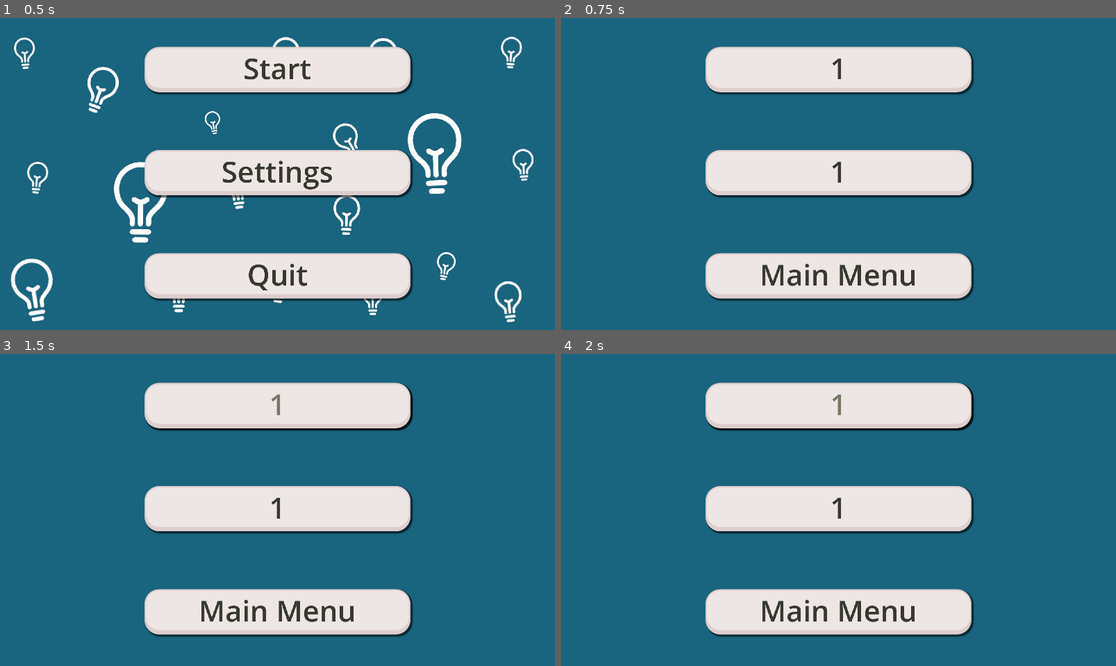
Above: before the commit, frames 1-4 (two rows, left to right).
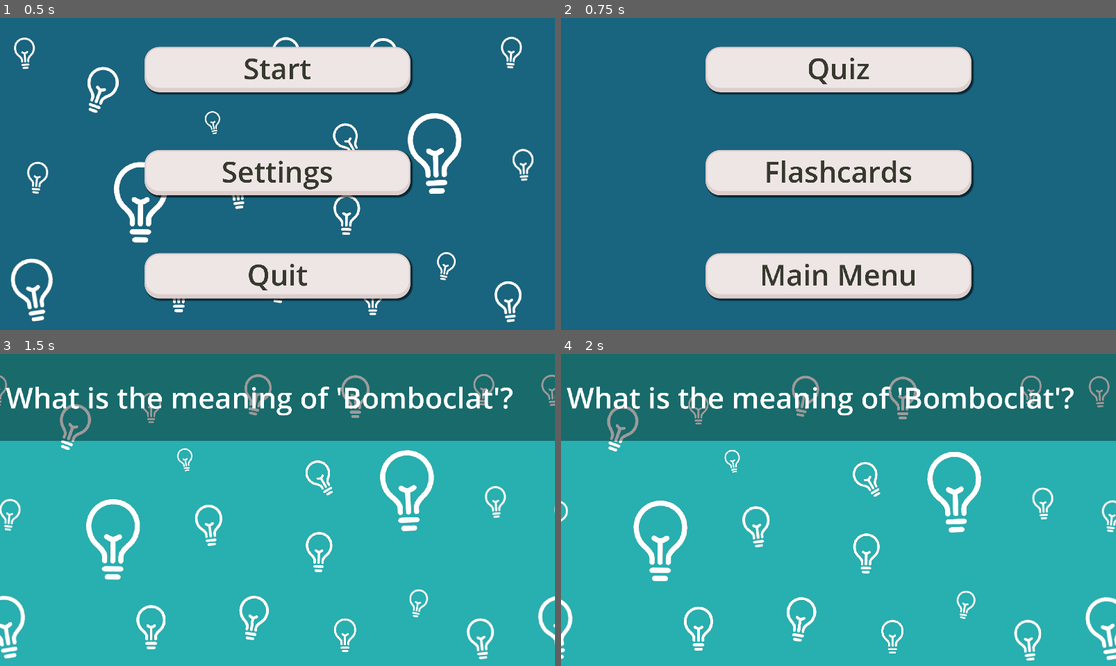
Above: after the commit, the same moments.

Repository: mosusg/brainrot-translator
Game: Godot game, scene res://scenes/menu.tscn
The game is run twice, just before and just after one commit, with the same random seed, the same clock (stepped at 60 frames per second) and the same inputs.
Inputs:
- Up to frame 1 (0.5 s): no input
- Up to frame 2 (0.75 s): click "Start" at 0.5 s
- Up to frame 3 (1.5 s): click "1" (after the commit: "Quiz") at 1.25 s
- Up to frame 4 (2 s): no input

Frame 1 is identical in both runs. In frame 2, 1.0% of the frame differs, in the area x 37-64%, y 12-53%; in frame 3, 81%; in frame 4, 81%, in the area x 0-100%, y 6-100%.

Commit message:
More quiz

Diff:
--- a/scenes/app.tscn
+++ b/scenes/app.tscn
@@ -45,7 +45,7 @@
 theme_override_styles/hover = ExtResource("2_dmsei")
 theme_override_styles/pressed = ExtResource("3_cl6f3")
 theme_override_styles/normal = ExtResource("2_dmsei")
-text = "1"
+text = "Quiz"
 
 [node name="Option 2" type="Button" parent="CenterContainer/VBoxContainer2"]
 custom_minimum_size = Vector2(920, 100)
@@ -62,7 +62,7 @@
 theme_override_styles/hover = ExtResource("2_dmsei")
 theme_override_styles/pressed = ExtResource("3_cl6f3")
 theme_override_styles/normal = ExtResource("2_dmsei")
-text = "1"
+text = "Flashcards"
 
 [node name="Option 3" type="Button" parent="CenterContainer/VBoxContainer2"]
 custom_minimum_size = Vector2(920, 100)
--- /dev/null
+++ b/scenes/menuscroll.gdshader
@@ -0,0 +1,7 @@
+shader_type canvas_item;
+
+void vertex() {
+    float angle = sin(TIME * .05) * 3.14159;
+    vec2 direction = vec2(cos(angle), sin(angle));
+    UV += direction * .05 * TIME;
+}
--- /dev/null
+++ b/scenes/quiz.gd
@@ -0,0 +1,20 @@
+extends Node2D
+
+var questionNum = 1
+var questionsCorrect = 0
+var wordsInQuestions = []
+var totalQuestions : int
+@onready var questionText = $questionBlud
+@onready var infoLord = $infoLord
+
+func _ready() -> void:
+	var quizDifficulty = infoLord.globalQuizDif
+	var shuffled_keys = infoLord.words.keys()
+	shuffled_keys.shuffle()
+
+	if quizDifficulty == 1:
+		wordsInQuestions = shuffled_keys.slice(0,3)
+		totalQuestions = 3
+
+	print(wordsInQuestions)
+	questionText.set_text("What is the meaning of '" + wordsInQuestions[questionNum] + "'?")
--- /dev/null
+++ b/scenes/quiz.tscn
@@ -0,0 +1,52 @@
+[gd_scene load_steps=7 format=3 uid="uid://bitiori8cp8q5"]
+
+[ext_resource type="Script" uid="uid://ckvpvsfppuvl7" path="res://scripts/brainrotWords.gd" id="1_2fkxq"]
+[ext_resource type="Script" uid="uid://crdlcarbccmmv" path="res://scenes/quiz.gd" id="1_3bubg"]
+[ext_resource type="Shader" path="res://scenes/better shader.gdshader" id="1_jng0p"]
+[ext_resource type="Texture2D" uid="uid://12flds17r3h2" path="res://assets/betterbulb.png" id="2_2fkxq"]
+
+[sub_resource type="ShaderMaterial" id="ShaderMaterial_3bubg"]
+shader = ExtResource("1_jng0p")
+shader_parameter/scroll_speed = 0.05
+shader_parameter/direction_change_speed = 0.5
+
+[sub_resource type="LabelSettings" id="LabelSettings_2fkxq"]
+font_size = 100
+
+[node name="Quiz" type="Node2D"]
+script = ExtResource("1_3bubg")
+
+[node name="infoLord" type="Node2D" parent="."]
+script = ExtResource("1_2fkxq")
+
+[node name="ColorRect" type="ColorRect" parent="."]
+custom_minimum_size = Vector2(1920, 1080)
+offset_right = 1920.0
+offset_bottom = 1080.0
+color = Color(0.156863, 0.686275, 0.690196, 1)
+
+[node name="TextureRect" type="TextureRect" parent="."]
+texture_repeat = 2
+material = SubResource("ShaderMaterial_3bubg")
+offset_right = 1920.0
+offset_bottom = 1080.0
+texture = ExtResource("2_2fkxq")
+
+[node name="ColorRect2" type="ColorRect" parent="."]
+modulate = Color(1, 0, 0, 0.556863)
+self_modulate = Color(1, 1, 1, 0.705882)
+custom_minimum_size = Vector2(1920, 300)
+offset_right = 1920.0
+offset_bottom = 300.0
+size_flags_horizontal = 4
+size_flags_vertical = 0
+color = Color(0, 0, 0, 1)
+
+[node name="questionBlud" type="Label" parent="."]
+offset_left = 20.0
+offset_top = 20.0
+offset_right = 1900.0
+offset_bottom = 282.0
+text = "What is the meaning of \"Rizz\"?"
+label_settings = SubResource("LabelSettings_2fkxq")
+vertical_alignment = 1
--- a/scripts/app.gd
+++ b/scripts/app.gd
@@ -1,7 +1,7 @@
 extends Control
 
 func _on_option_1_pressed() -> void:
-	pass
+	get_tree().change_scene_to_file("res://scenes/quiz.tscn")
 
 func _on_option_2_pressed() -> void:
 	pass
--- /dev/null
+++ b/scripts/brainrotWords.gd
@@ -0,0 +1,440 @@
+extends Node
+
+var globalQuizDif = 1
+
+var words = {
+	"Aura" : {
+		"DEFINITION" : "A vibe or energy felt from someone",
+		"SYNONYM" : "Personality",
+		"PART_OF_SPEECH" : "Noun",
+		"RELEVANCE" : 8,
+		"Example" : "Lebron's AURA is wild"
+	},
+	"Rizz" : {
+		"DEFINITION" : "A feature of one's charm or attraction",
+		"SYNONYM" : "Charisma",
+		"PART_OF_SPEECH" : "Noun",
+		"RELEVANCE" : 10, # Scale of 1-10 of how relevant the word is
+		"Example" : "The teacher at my school has W Rizz!"
+	},
+	"You know what else is massive?" : {
+		"DEFINITION" : "A comedic joke that refers to the low taper fade. This joke was started by Ninja dragging the low taper fade meme",
+		"SYNONYM" : "N/A",
+		"PART_OF_SPEECH" : "Sentence",
+		"RELEVANCE" : 8, # Scale of 1-10 of how relevant the word is
+		"Example" : "You know what else is massive? The lowwwww taper fade"
+	},
+	"Cap" : {
+		"DEFINITION" : "Something consisting of deception or lack of truth.",
+		"SYNONYM" : "False",
+		"PART_OF_SPEECH" : "Noun",
+		"RELEVANCE" : 4, # Scale of 1-10 of how relevant the word is
+		"Example" : "No cap, I just saw that kid enter that van!"
+	},
+	"D1" : {
+		"DEFINITION" : "Reference to Division 1 in sports, when used in brainrot context its to define superiority or skill in that field of knowledge.",
+		"SYNONYM" : "Superior",
+		"PART_OF_SPEECH" : "Part of speech here",
+		"RELEVANCE" : 5, # Scale of 1-10 of how relevant the word is
+		"Example" : "We have a D1 glazer at hand."
+	},
+	"Hawk Tuah" : {
+		"DEFINITION" : "Onomatopoeia for spitting",
+		"SYNONYM" : "Spit",
+		"PART_OF_SPEECH" : "Verb",
+		"RELEVANCE" : 7, # Scale of 1-10 of how relevant the word is
+		"Example" : "Hawk Tuah on that thing!"
+	},
+	"Talk Tuah" : {
+		"DEFINITION" : "Deriving from the term Hawk Tuah. It references the podcast of the same name, referencing one that talks.",
+		"SYNONYM" : "Podcast",
+		"PART_OF_SPEECH" : "Noun",
+		"RELEVANCE" : 8, # Scale of 1-10 of how relevant the word is
+		"Example" : "Have you listened to the new episode of Talk Tuah?"
+	},
+	"GOAT" : {
+		"DEFINITION" : "Acronym for 'Greatest of All Time'. Its meant in a positive aspect to highlight ones abilities",
+		"SYNONYM" : "Greatest",
+		"PART_OF_SPEECH" : "Noun",
+		"RELEVANCE" : 5, # Scale of 1-10 of how relevant the word is
+		"Example" : "Thats why he's the GOAT! !The GOAT"
+	},
+	"Glizzy" : {
+		"DEFINITION" : "A hot dog.",
+		"SYNONYM" : "Sausage",
+		"PART_OF_SPEECH" : "Noun",
+		"RELEVANCE" : 3, # Scale of 1-10 of how relevant the word is
+		"Example" : "'It's a bad day to be a glizzy,' his shirt read."
+	},
+	"Glaze" : {
+		"DEFINITION" : "To hype or praise someone/thing so much it becomes excessive or annoying",
+		"SYNONYM" : "Obsess",
+		"PART_OF_SPEECH" : "Verb",
+		"RELEVANCE" : 7, # Scale of 1-10 of how relevant the word is
+		"Example" : "I can't stop glazing Lebron James"
+	},
+	"Mid" : {
+		"DEFINITION" : "Average or not special. Sometimes used to applied in a negative or insulting effect.",
+		"SYNONYM" : "Mediocre",
+		"PART_OF_SPEECH" : "adjective",
+		"RELEVANCE" : 7, # Scale of 1-10 of how relevant the word is
+		"Example" : "This food is super mid."
+	},
+	"Mew" : {
+		"DEFINITION" : "The pseudoscientific method to restructure one's jawline by pressing their tongue to their mouth.",
+		"SYNONYM" : "Jawline Training",
+		"PART_OF_SPEECH" : "Verb",
+		"RELEVANCE" : 6, # Scale of 1-10 of how relevant the word is
+		"Example" : "In order to become an Alpha Male, my friend began mewing 240 hours a week."
+	},
+	"Mog" : {
+		"DEFINITION" : "To be significantly more attractive than someone or something displaying the other's inferiority.",
+		"SYNONYM" : "Dominate",
+		"PART_OF_SPEECH" : "Verb",
+		"RELEVANCE" : 7, # Scale of 1-10 of how relevant the word is
+		"Example" : "Did you just get mogged by the skibidi rizzler!?"
+	},
+	"Pookie" : {
+		"DEFINITION" : "A nickname given to a friend or lover to denote a close bond.",
+		"SYNONYM" : "Pet name",
+		"PART_OF_SPEECH" : "Noun",
+		"RELEVANCE" : 6, # Scale of 1-10 of how relevant the word is
+		"Example" : "Bro stop calling me your pookie!"
+	},
+	"Roman Empire" : {
+		"DEFINITION" : "A metaphor for random event or person that intrigues one to the point where that one frequently thinks about it",
+		"SYNONYM" : "Reminisce",
+		"PART_OF_SPEECH" : "Noun",
+		"RELEVANCE" : 2, # Scale of 1-10 of how relevant the word is
+		"Example" : "I think my 'Roman Empire' is Alexander the Great saying, 'I see, I came, I conquered'!"
+	},
+	"Sigma" : {
+		"DEFINITION" : "Commonly used in its whole as 'Sigma Male'. It references a individual who is self-reliant and successful.",
+		"SYNONYM" : "Successful",
+		"PART_OF_SPEECH" : "Noun",
+		"RELEVANCE" : 7, # Scale of 1-10 of how relevant the word is
+		"Example" : "The Sigma Male mogged the family of four."
+	},
+	"Simping" : {
+		"DEFINITION" : "Displaying an overt expression of affection that is typically not reciprocated.",
+		"SYNONYM" : "Glaze",
+		"PART_OF_SPEECH" : "Noun",
+		"RELEVANCE" : 5, # Scale of 1-10 of how relevant the word is
+		"Example" : "The streamer's chat was full of simps."
+	},
+	"Sus" : {
+		"DEFINITION" : " The shortening of the word suspicious. Being popularized in 2020 from the hit game Among Us ",
+		"SYNONYM" : "Conspicious",
+		"PART_OF_SPEECH" : "Adjective",
+		"RELEVANCE" : 7, # Scale of 1-10 of how relevant the word is
+		"Example" : "Officer, how was my client sus?"
+	},
+	"Sussy Baka" : {
+		"DEFINITION" : "A combination of the word 'sus' and the word 'baka', the Japanese word for fool. Used to describe someone's suspicious foolishness.",
+		"SYNONYM" : "Imposter",
+		"PART_OF_SPEECH" : "Noun",
+		"RELEVANCE" : 5, # Scale of 1-10 of how relevant the word is
+		"Example" : "You are a sussy baka."
+	},
+	"Skill Issue" : {
+		"DEFINITION" : "Referring to an issue of skill, or lack thereof in a given task.",
+		"SYNONYM" : "Deficiency",
+		"PART_OF_SPEECH" : "Noun",
+		"RELEVANCE" : 6, # Scale of 1-10 of how relevant the word is
+		"Example" : "An inability to Hackathon would be a serious skill issue."
+	},
+	"Touch Grass" : {
+		"DEFINITION" : "A roundabout way to tell someone to go outside, usually as an insult for being online too long.",
+		"SYNONYM" : "Get a life",
+		"PART_OF_SPEECH" : "Verb",
+		"RELEVANCE" : 6, # Scale of 1-10 of how relevant the word is
+		"Example" : "You need to touch grass, dude!"
+	},
+	"Yap" : {
+		"DEFINITION" : "To talk too much without any particular meaning or reason",
+		"SYNONYM" : "Talking",
+		"PART_OF_SPEECH" : "Verb",
+		"RELEVANCE" : 9, # Scale of 1-10 of how relevant the word is
+		"Example" : "Our teacher yapped after turning off our monitors."
+	},
+	"Fanum Tax" : {
+		"DEFINITION" : "Referencing the streamer Fanum. The act of taking a portion of a friend's food as a 'tax'.",
+		"SYNONYM" : "Taxation",
+		"PART_OF_SPEECH" : "Noun",
+		"RELEVANCE" : 6, # Scale of 1-10 of how relevant the word is
+		"Example" : "My friend Fanum Taxed my chips!"
+	},
+	"Skibidi" : {
+		"DEFINITION" : "Referencing to the internet series Skibidi Toilet. Usually used to denote excitement, joy, or absurd actions without any meaning",
+		"SYNONYM" : "None",
+		"PART_OF_SPEECH" : "Noun",
+		"RELEVANCE" : 8, # Scale of 1-10 of how relevant the word is
+		"Example" : "School was so Skibidi today!"
+	},
+	"NPC" : {
+		"DEFINITION" : "Taken from the video game term, 'Non-Playable Character'. It refers to someone who is lackluster in creativity, imagination, and originality",
+		"SYNONYM" : "Boring",
+		"PART_OF_SPEECH" : "Noun",
+		"RELEVANCE" : 6, # Scale of 1-10 of how relevant the word is
+		"Example" : "Youre dad is such an NPC."
+	},
+	"Geek" : {
+		"DEFINITION" : "The act of failing to focus or pay attention to the issue at hand",
+		"SYNONYM" : "Unfocused",
+		"PART_OF_SPEECH" : "Noun",
+		"RELEVANCE" : 7, # Scale of 1-10 of how relevant the word is
+		"Example" : "My friend was geeking out at the Hackathon"
+	},
+	"Good Boy" : {
+		"DEFINITION" : "A nickname for obeying the command of another successfully, akin to a dog",
+		"SYNONYM" : "Obedient",
+		"PART_OF_SPEECH" : "Noun",
+		"RELEVANCE" : 8, # Scale of 1-10 of how relevant the word is
+		"Example" : "Can you hand me that? Good boy!"
+	},
+	"Low Taper Fade" : {
+		"DEFINITION" : "Definition goes here",
+		"SYNONYM" : "Synonym or similar word here",
+		"PART_OF_SPEECH" : "Part of speech here",
+		"RELEVANCE" : 7, # Scale of 1-10 of how relevant the word is
+		"Example" : "Imagine if Brian got a low taper fade!"
+	},
+	"Locked In" : {
+		"DEFINITION" : "The act of preparing or being extremely focused and completing the task at hand successfully",
+		"SYNONYM" : "Concentrate",
+		"PART_OF_SPEECH" : "Verb",
+		"RELEVANCE" : 8, # Scale of 1-10 of how relevant the word is
+		"Example" : "The child never stood a chance when I locked in."
+	},
+	"Highkey" : {
+		"DEFINITION" : "To describe something very openly and clearly, to emphasis its importance",
+		"SYNONYM" : "Clarity",
+		"PART_OF_SPEECH" : "Adverb",
+		"RELEVANCE" : 6, # Scale of 1-10 of how relevant the word is
+		"Example" : "He was highkey geeked after turning off his monitor"
+	},
+	"Lowkey" : {
+		"DEFINITION" : "To describe something as subtle or being understated to suggesst a less obvious message/meaning",
+		"SYNONYM" : "Moderate",
+		"PART_OF_SPEECH" : "Adverb",
+		"RELEVANCE" : 6, # Scale of 1-10 of how relevant the word is
+		"Example" : "Lowkey he made a brainrot translator."
+	},
+	"Please Speed I need this" : {
+		"DEFINITION" : "Referenced from famous Youtuber IShowSpeed. Its an exaggeration or desperation for wanting something",
+		"SYNONYM" : "Begging",
+		"PART_OF_SPEECH" : "None",
+		"RELEVANCE" : 3, # Scale of 1-10 of how relevant the word is
+		"Example" : "Please Speed I need this! My mom is kinda homeless :("
+	},
+	"I Understand it Now" : {
+		"DEFINITION" : "A sudden realization or clarity for the task at hand which usually implies an eventual successful job done",
+		"SYNONYM" : "Enlightenment",
+		"PART_OF_SPEECH" : "Part of speech here",
+		"RELEVANCE" : 7, # Scale of 1-10 of how relevant the word is
+		"Example" : "He understood it now after he turned in his math test."
+	},
+	"Shawty" : {
+		"DEFINITION" : "An incredibly attractive woman",
+		"SYNONYM" : "Baddie",
+		"PART_OF_SPEECH" : "Noun",
+		"RELEVANCE" : 8, # Scale of 1-10 of how relevant the word is
+		"Example" : "Shawty went to the royal ball and got rizzed"
+	},
+	"Griddy" : {
+		"DEFINITION" : "To griddy is to perform a dance move popularized by the game Fortnite",
+		"SYNONYM" : "Bring it Around",
+		"PART_OF_SPEECH" : "Verb",
+		"RELEVANCE" : 3, # Scale of 1-10 of how relevant the word is
+		"Example" : "After I 200 pumped him, I hit the griddy while he was knocked"
+	},
+	"Cooked" : {
+		"DEFINITION" : "To either have been absolutely destroyed in something, or to have destroyed something",
+		"SYNONYM" : "Fail or succeed",
+		"PART_OF_SPEECH" : "Verb",
+		"RELEVANCE" : 10, # Scale of 1-10 of how relevant the word is
+		"Example" : "I heard that guy got absolutely cooked on the Coyne test"
+	},
+	"Ohio" : {
+		"DEFINITION" : "A State in the U.S. however typically refers to something incredibly weird",
+		"SYNONYM" : "Weird",
+		"PART_OF_SPEECH" : "Noun",
+		"RELEVANCE" : 8, # Scale of 1-10 of how relevant the word is
+		"Example" : "That guy over there must be from Ohio"
+	},
+	"Let Him Cook" : {
+		"DEFINITION" : "To allow someone to cook",
+		"SYNONYM" : "Let it happen",
+		"PART_OF_SPEECH" : "Verb",
+		"RELEVANCE" : 8, # Scale of 1-10 of how relevant the word is
+		"Example" : "See that guy with the low taper fade? Let him cook."
+	},
+	"What the Sigma" : {
+		"DEFINITION" : "To express surprise or confusion ",
+		"SYNONYM" : "Bomboclat",
+		"PART_OF_SPEECH" : "Verb",
+		"RELEVANCE" : 7, # Scale of 1-10 of how relevant the word is
+		"Example" : "Dude, what the sigma"
+	},
+	"Bomboclat" : {
+		"DEFINITION" : "An exclamatory response of disbelief",
+		"SYNONYM" : "What the sigma",
+		"PART_OF_SPEECH" : "Verb",
+		"RELEVANCE" : 11, # Scale of 1-10 of how relevant the word is
+		"Example" : "BOMBOCLAAAAAAAAAAAAAAAAAAAAAAAAAAT!"
+	},
+	"Lil Bro" : {
+		"DEFINITION" : "A derogatory term for someone who is inferior",
+		"SYNONYM" : "Midget",
+		"PART_OF_SPEECH" : "Noun",
+		"RELEVANCE" : 10, # Scale of 1-10 of how relevant the word is
+		"Example" : "Keep trying lil bro, you’ll get there someday"
+	},
+	"Baby Gronk" : {
+		"DEFINITION" : "The guy who rizzed up Livvy Dunne",
+		"SYNONYM" : "N/A",
+		"PART_OF_SPEECH" : "Noun",
+		"RELEVANCE" : 2, # Scale of 1-10 of how relevant the word is
+		"Example" : "Did you hear that Baby Gronk rizzed up Livvy Dunne in Ohio?"
+	},
+	"5x30" : {
+		"DEFINITION" : "An extremely intense and strenuous workout",
+		"SYNONYM" : "N/A",
+		"PART_OF_SPEECH" : "Verb",
+		"RELEVANCE" : 3, # Scale of 1-10 of how relevant the word is
+		"Example" : "Gurshan Singh loves watching people do the 5 x 30"
+	},
+	"Put the Fries in the Bag" : {
+		"DEFINITION" : "A statement of how washed someone is",
+		"SYNONYM" : "You’re done for little bro",
+		"PART_OF_SPEECH" : "Verb",
+		"RELEVANCE" : 10, # Scale of 1-10 of how relevant the word is
+		"Example" : "'I used to work at Google!’ just put the fries in the bag little bro"
+	},
+	"Chat" : {
+		"DEFINITION" : "Your audience at any given moment",
+		"SYNONYM" : "Audience",
+		"PART_OF_SPEECH" : "Fourth Person Pronoun",
+		"RELEVANCE" : 9, # Scale of 1-10 of how relevant the word is
+		"Example" : "Chat look, that infant got cooked by a semi-truck"
+	},
+	"6-7" : {
+		"DEFINITION" : "Lakers in 5",
+		"SYNONYM" : "Lakers in 5",
+		"PART_OF_SPEECH" : "Lakers in 5",
+		"RELEVANCE" : 5, # Scale of 1-10 of how relevant the word is
+		"Example" : "6, 7, Lakers in 5"
+	},
+	"Aldi" : {
+		"DEFINITION" : "A grocery store chain ",
+		"SYNONYM" : "N/A",
+		"PART_OF_SPEECH" : "Noun",
+		"RELEVANCE" : 2, # Scale of 1-10 of how relevant the word is
+		"Example" : "Kanye West used to shop at Aldi"
+	},
+	"Standing on Business" : {
+		"DEFINITION" : "to act with confidence, seriousness, or authority, especially when it comes to handling business or personal matters.",
+		"SYNONYM" : "Owning a situation",
+		"PART_OF_SPEECH" : "Verb",
+		"RELEVANCE" : 6, # Scale of 1-10 of how relevant the word is
+		"Example" : "Did you see the way Von stood on business?"
+	},
+	"Opps" : {
+		"DEFINITION" : "Shortened word for opponent",
+		"SYNONYM" : "Opposition",
+		"PART_OF_SPEECH" : "Noun",
+		"RELEVANCE" : 8, # Scale of 1-10 of how relevant the word is
+		"Example" : "Moses Garado is my opp"
+	},
+	"Flex" : {
+		"DEFINITION" : "To show off something of perceived value",
+		"SYNONYM" : "Show off",
+		"PART_OF_SPEECH" : "Verb",
+		"RELEVANCE" : 4, # Scale of 1-10 of how relevant the word is
+		"Example" : "He flexed his tesla on his grandma’s grave"
+	},
+	"Deaduzz" : {
+		"DEFINITION" : "To be serious about something",
+		"SYNONYM" : "Sincere",
+		"PART_OF_SPEECH" : "Adjective",
+		"RELEVANCE" : 9, # Scale of 1-10 of how relevant the word is
+		"Example" : "Dude, are we deaduzz"
+	},
+	"Bussin" : {
+		"DEFINITION" : "For something to be good, usually referring to food",
+		"SYNONYM" : "Tasty",
+		"PART_OF_SPEECH" : "Adjective",
+		"RELEVANCE" : 5, # Scale of 1-10 of how relevant the word is
+		"Example" : "I’m not gonna lie, that lunch was bussin"
+	},
+	"Zonked" : {
+		"DEFINITION" : "To be extremely tired and exhausted, typically due to use of drugs",
+		"SYNONYM" : "Faded",
+		"PART_OF_SPEECH" : "Adjective",
+		"RELEVANCE" : 1, # Scale of 1-10 of how relevant the word is
+		"Example" : "Dude I’m zonked as hell at the hackathon."
+	},
+	"On God" : {
+		"DEFINITION" : "To put something on God",
+		"SYNONYM" : "N/A",
+		"PART_OF_SPEECH" : "Verb",
+		"RELEVANCE" : 15, # Scale of 1-10 of how relevant the word is
+		"Example" : "On God I did the homework"
+	},
+	"Womp Womp" : {
+		"DEFINITION" : "A word used to comment on something bad or disappointing that has happened or is happening, usually in a humorous way ",
+		"SYNONYM" : "Damn bruh",
+		"PART_OF_SPEECH" : "Noun",
+		"RELEVANCE" : 9, # Scale of 1-10 of how relevant the word is
+		"Example" : "I don’t care if they nuked Japan, womp womp"
+	},
+	"Chad" : {
+		"DEFINITION" : "An alpha. The pinnacle of humanity",
+		"SYNONYM" : "GOAT",
+		"PART_OF_SPEECH" : "Noun/Adjective",
+		"RELEVANCE" : 7, # Scale of 1-10 of how relevant the word is
+		"Example" : "Franklin Delano Roosevelt was lowkey a chad"
+	},
+	"Soyjack" : {
+		"DEFINITION" : "A cartoon depicting someone as extremely weak, feeble, and inferior",
+		"SYNONYM" : "Caricature",
+		"PART_OF_SPEECH" : "Noun",
+		"RELEVANCE" : 3, # Scale of 1-10 of how relevant the word is
+		"Example" : "I have made a cartoon depicting me as the chad, and you as the soyjack"
+	},
+	"Pog" : {
+		"DEFINITION" : "To express excitement at a positive thing",
+		"SYNONYM" : "W!",
+		"PART_OF_SPEECH" : "Verb",
+		"RELEVANCE" : 2, # Scale of 1-10 of how relevant the word is
+		"Example" : "He said pog after getting the world record"
+	},
+	"Bozo" : {
+		"DEFINITION" : "An idiot or clownish individual",
+		"SYNONYM" : "Mentally Lacking",
+		"PART_OF_SPEECH" : "Noun",
+		"RELEVANCE" : 3, # Scale of 1-10 of how relevant the word is
+		"Example" : "Dude, you’re such a bozo"
+	},
+	"Blud" : {
+		"DEFINITION" : "Short for 'blood' and is often used to refer to a friend, mate, or homie. It can also be used more casually or affectionately to address someone.",
+		"SYNONYM" : "Pookie",
+		"PART_OF_SPEECH" : "Noun",
+		"RELEVANCE" : 9, # Scale of 1-10 of how relevant the word is
+		"Example" : "Blud, are you coming to the hackathon"
+	},
+	"Unc" : {
+		"DEFINITION" : "An individual older than the person saying it",
+		"SYNONYM" : "Geezer",
+		"PART_OF_SPEECH" : "Noun",
+		"RELEVANCE" : 9, # Scale of 1-10 of how relevant the word is
+		"Example" : "Unc’s review of Morning Glory was awful"
+	},
+	"Geeked" : {
+		"DEFINITION" : "To not be locked, or to be overly excited about something of little importance",
+		"SYNONYM" : "Ecstatic",
+		"PART_OF_SPEECH" : "Verb",
+		"RELEVANCE" : 9, # Scale of 1-10 of how relevant the word is
+		"Example" : "Dude, I’m so geeked on this history test"
+	}
+}
Not shown, added: scenes/menuscroll.gdshader.uid
Not shown, added: scenes/quiz.gd.uid
Not shown: 1 places in scenes/settings.tscn that only renumber resources
Not shown, added: scripts/brainrotWords.gd.uid
